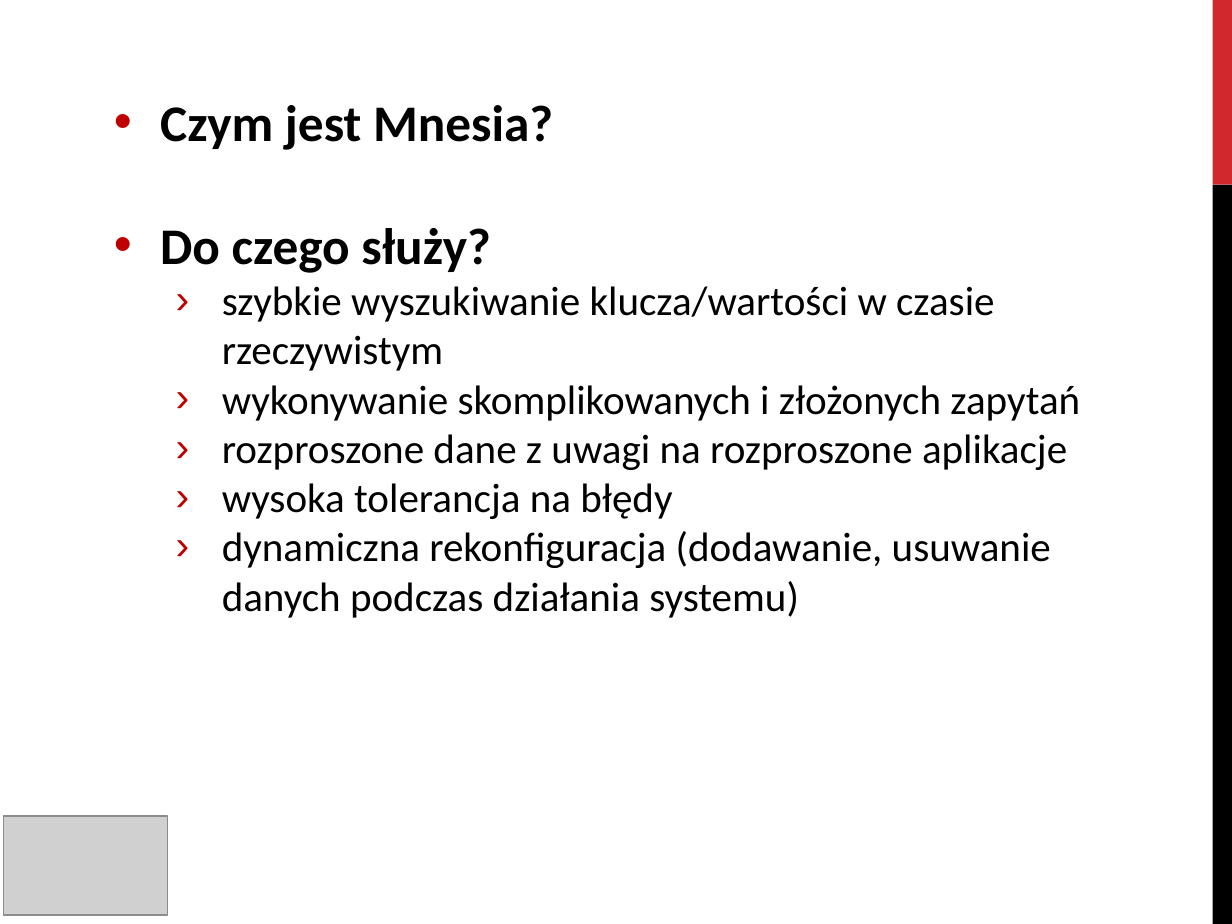
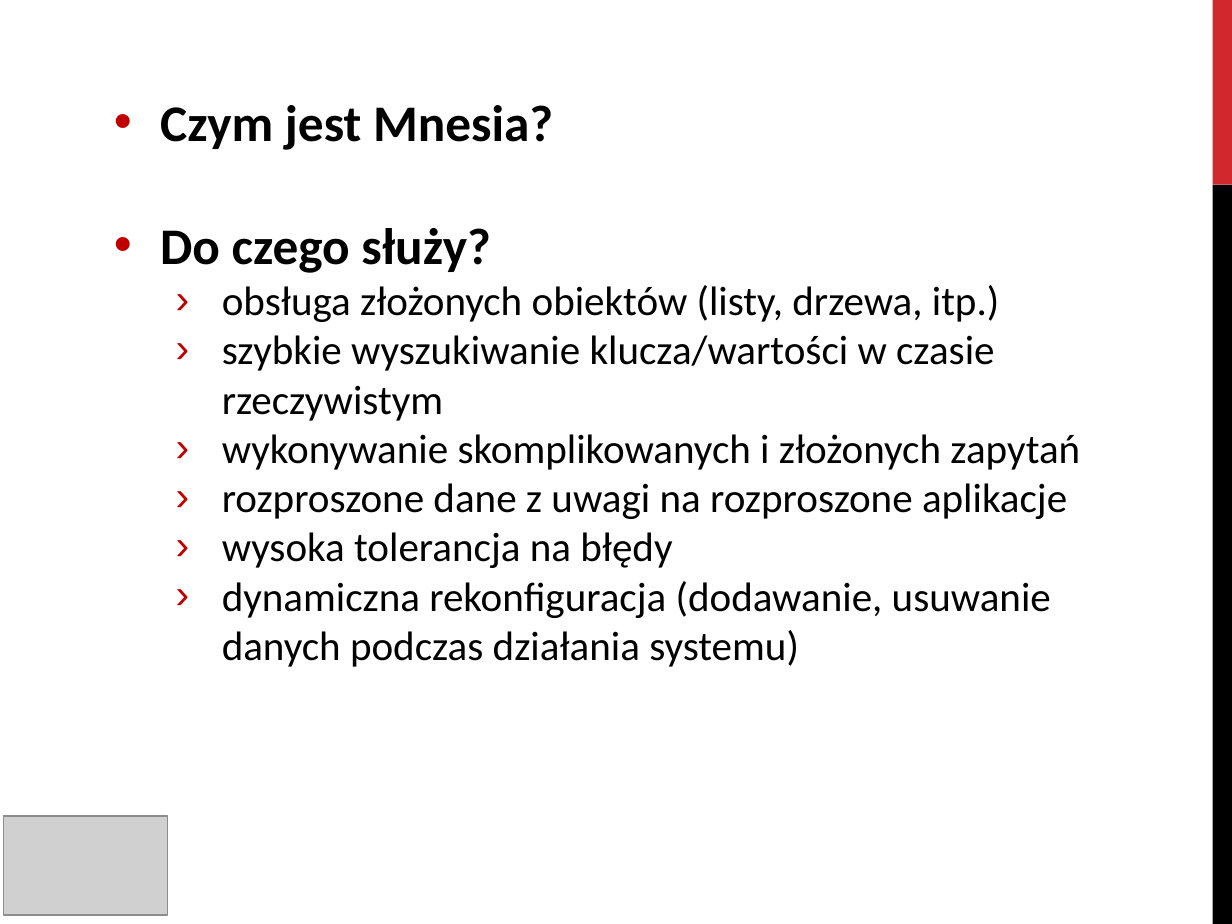
Before and after one commit to mawilk/Mnesia-ErlangProject, a slide deck: slide 2 of prezentacja.pptx. Drawn at 1232x924 pixels with LibreOffice and Linux fonts; fonts in the diff are those of the drawing; grey boxes stand for pictures. Boxes give left, top, right and bottom in pixels: in the first picture for what was removed or moved away, otherwise in the second. Text is boxed around its words. In the diff, an @@ line names an element or a change of style, - is before the commit and + after.

Commit message:
dok

```diff
--- a/prezentacja.pptx
+++ b/prezentacja.pptx
@@ text at <box>222,285,999,322</box>: paragraph added @@
+  › obsługa złożonych obiektów (listy, drzewa, itp.)
```
